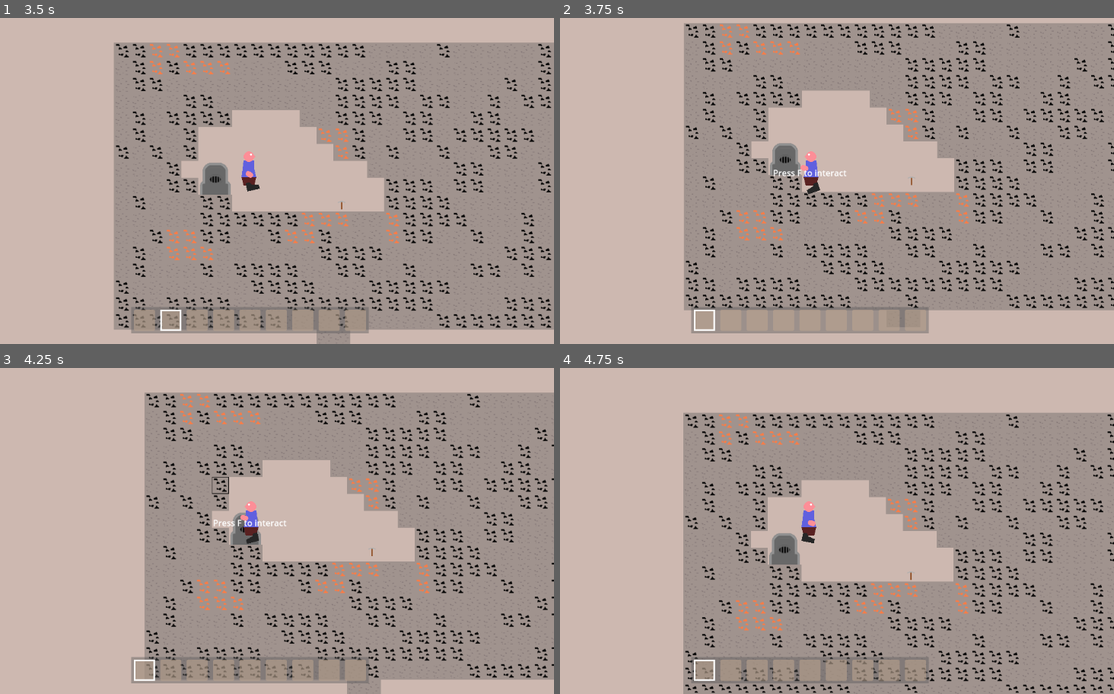
Above: before the commit, frames 1-4 (two rows, left to right).
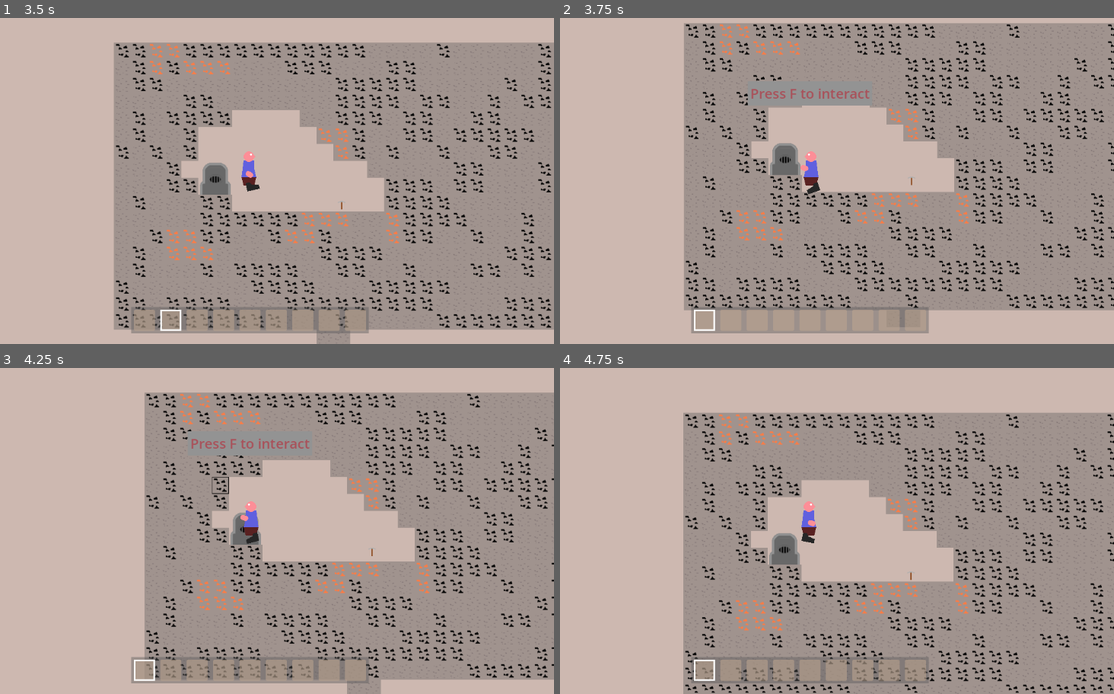
Above: after the commit, the same moments.

Repository: Griiimon/2D-Mining-Sandbox
Game: Godot game, scene res://scenes/test_game.tscn
Same seed, same stepped clock (60 frames per second), same inputs: the game is played once before the commit and once after it.
Inputs (mouse positions are in pixels of both pictures, inside the frame that each line leads up to):
- Up to frame 1 (3.5 s): move the mouse to (221, 242) at 0.52 s; hold D (right) 0.53-2.03 s; tap F (interact) at 0.6, 1.55, 2.1, 3.05 s; click (221, 242) at 0.67 s; tap Up (jump) at 0.77, 1.52, 3.02 s; move the mouse to (432, 223) at 1.27 s; tap X (drop_item) at 1.35 s; move the mouse to (66, 122) at 2.02 s; hold A (left) from 2.03 s (still down); move the mouse to (282, 174) at 2.77 s; tap E (next_hotbar_item) at 2.85 s; click (282, 174) at 2.92 s
- Up to frame 2 (3.75 s): keep holding A (left); move the mouse to (720, 86) at 3.52 s; tap Q (previous_hotbar_item) at 3.6 s
- Up to frame 3 (4.25 s): keep holding A (left); tap Up (jump) at 3.77 s; tap F (interact) at 3.8 s
- Up to frame 4 (4.75 s): tap F (interact) at 4.25, 4.35 s; move the mouse to (942, 504) at 4.27 s; release A (left) at 4.28 s; hold D (right) from 4.28 s (still down); tap Up (jump) at 4.52 s

Frame 1 is identical in both runs. In frame 2, 0.9% of the frame differs, in the area x 33-57%, y 19-49%; in frame 3, 0.4%; in frame 4, nothing differs.

Commit message:
prettier interaction hint

Diff:
--- a/scenes/ui/player_ui.tscn
+++ b/scenes/ui/player_ui.tscn
@@ -1,10 +1,25 @@
-[gd_scene load_steps=4 format=3 uid="uid://b4uyq2o7u54dp"]
+[gd_scene load_steps=6 format=3 uid="uid://b4uyq2o7u54dp"]
 
 [ext_resource type="Script" path="res://scripts/ui/player_ui.gd" id="1_cefh8"]
 [ext_resource type="PackedScene" uid="uid://d3a35hbblyx6o" path="res://scenes/ui/hotbar_slot.tscn" id="2_8gj2r"]
 
 [sub_resource type="StyleBoxFlat" id="StyleBoxFlat_82jp2"]
 bg_color = Color(0.34902, 0.34902, 0.34902, 0.423529)
+
+[sub_resource type="StyleBoxFlat" id="StyleBoxFlat_84786"]
+bg_color = Color(0.576471, 0.576471, 0.576471, 1)
+corner_radius_top_left = 1
+corner_radius_top_right = 1
+corner_radius_bottom_right = 1
+corner_radius_bottom_left = 1
+expand_margin_left = 5.0
+expand_margin_top = 5.0
+expand_margin_right = 5.0
+expand_margin_bottom = 5.0
+
+[sub_resource type="LabelSettings" id="LabelSettings_cj0bk"]
+font_size = 26
+font_color = Color(0.662745, 0.317647, 0.352941, 1)
 
 [node name="Player UI" type="CanvasLayer"]
 script = ExtResource("1_cefh8")
@@ -42,14 +57,20 @@
 theme_override_constants/separation = 10
 
 [node name="CenterContainer Interaction Hint" type="CenterContainer" parent="."]
-anchors_preset = 15
-anchor_right = 1.0
-anchor_bottom = 1.0
+anchors_preset = -1
+anchor_left = 0.5
+anchor_right = 0.5
+anchor_bottom = 0.5
+offset_left = -5.0
+offset_right = 5.0
+offset_bottom = 23.0
 grow_horizontal = 2
-grow_vertical = 2
 
 [node name="Interaction Hint" type="Label" parent="CenterContainer Interaction Hint"]
 unique_name_in_owner = true
 layout_mode = 2
+theme_override_styles/normal = SubResource("StyleBoxFlat_84786")
+text = "a"
+label_settings = SubResource("LabelSettings_cj0bk")
 horizontal_alignment = 1
 vertical_alignment = 1
--- a/scripts/ui/player_ui.gd
+++ b/scripts/ui/player_ui.gd
@@ -53,3 +53,4 @@
 
 func set_interaction_hint(text: String= ""):
 	interaction_hint.text= text
+	interaction_hint.visible= not text.is_empty()
